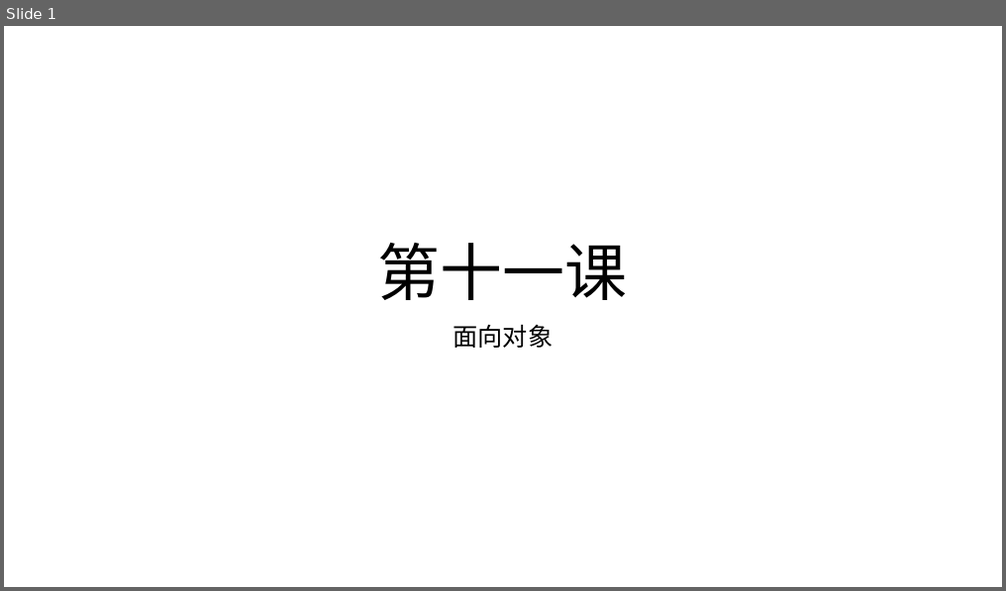
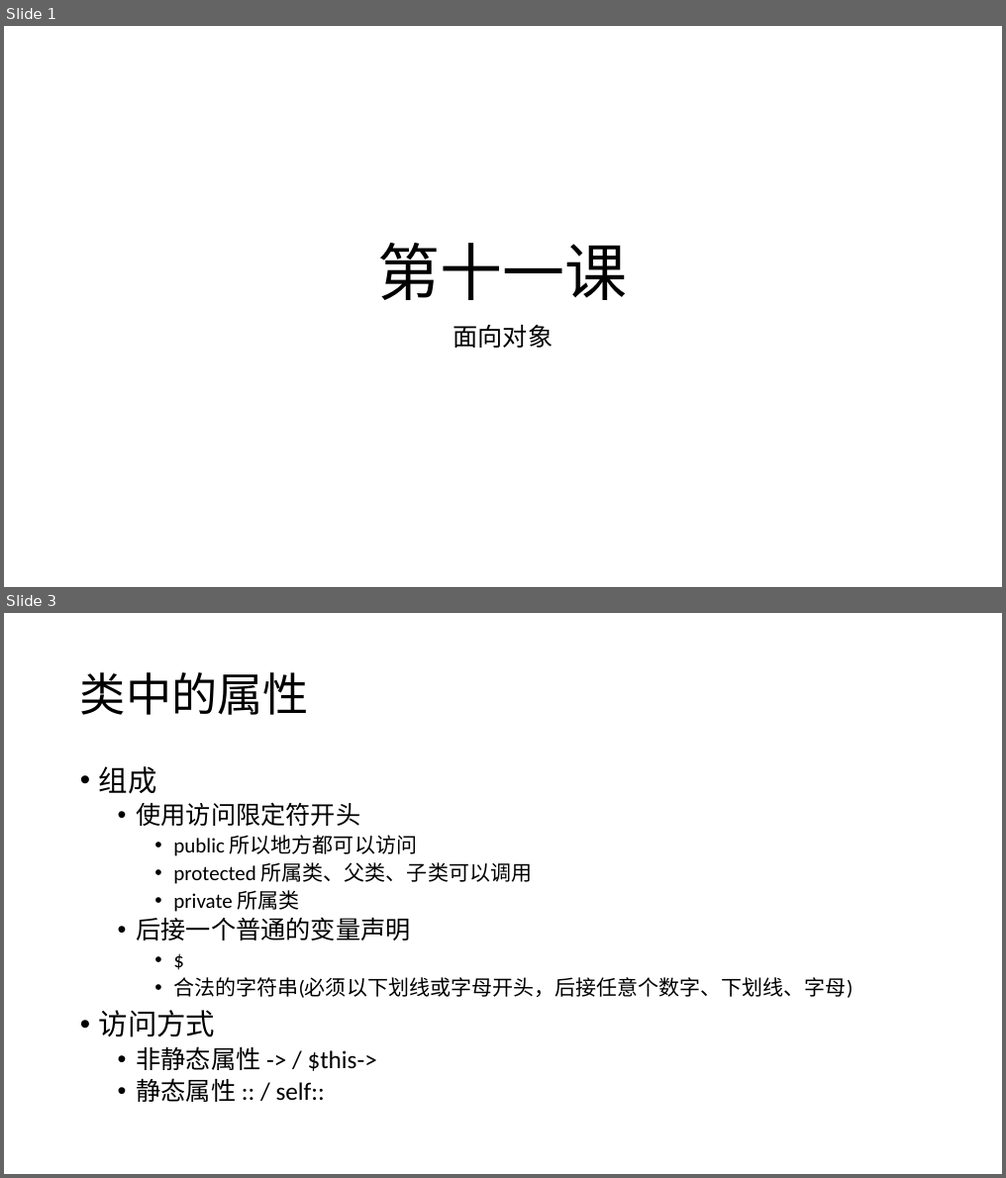
Before and after one commit to zhan3333/php-example, a slide deck: doc/ppt/第十一课-php面向对象.pptx. Shown one above the other, each under a label of ours: slide 1 before the commit, slides 1 and 3 after it; the slides between them are not shown. The pictures are 1006x591 and 1006x1178 pixels, drawn with LibreOffice and Linux fonts; fonts in the diff are those of the drawing. Boxes give left, top, right and bottom in pixels: in the first picture for what was removed or moved away, otherwise in the second. Text is boxed around its words. In the diff, an @@ line names an element or a change of style, - is before the commit and + after.

```diff
--- a/doc/ppt/第十一课-php面向对象.pptx
+++ b/doc/ppt/第十一课-php面向对象.pptx
@@ slide 3 added at [4,613,1002,1174], background #FFFFFF @@
@@ title added at [80,672,309,715], 44 pt, text #000000 @@
+类中的属性
@@ text added at [99,766,852,1102], 20 pt, text #000000 @@
+• 组成
+  • 使用访问限定符开头
+    • public 所以地方都可以访问
+    • protected 所属类、父类、子类可以调用
+    • private 所属类
+  • 后接一个普通的变量声明
+    • $
+    • 合法的字符串(必须以下划线或字母开头，后接任意个数字、下划线、字母)
+• 访问方式
+  • 非静态属性 -> / $this->
+  • 静态属性 :: / self::
```
Also in this commit, not shown: 8 other slides added, 8 other files.
